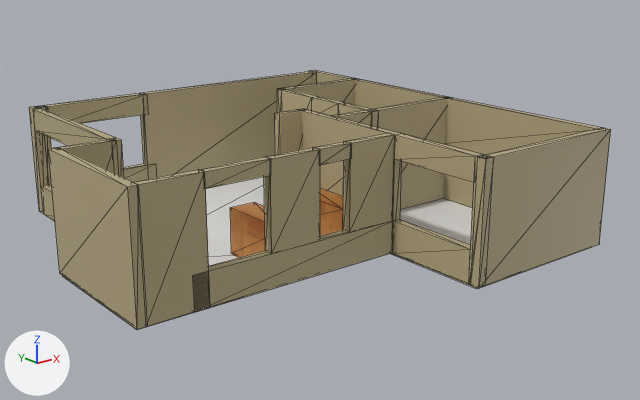
One commit to the COLLADA model CustomRobots/roomba_robot/models/house_int2/meshes/model.dae: the scene before it, then after it.
Before and after are seen from a 50 mm camera at (-10.2, -13.81, 6.53) aimed at (1.28, 0.55, 0.78). The lights are fixed; the arrows at lower left show +X, +Y and +Z. The older version comes first. Mesh edges are drawn as thin lines. Where no turn or scale is listed for an object, it has been applied to the vertices.

Objects in the first picture: 'Plane', 'barra', 'encimera', 'walls'.
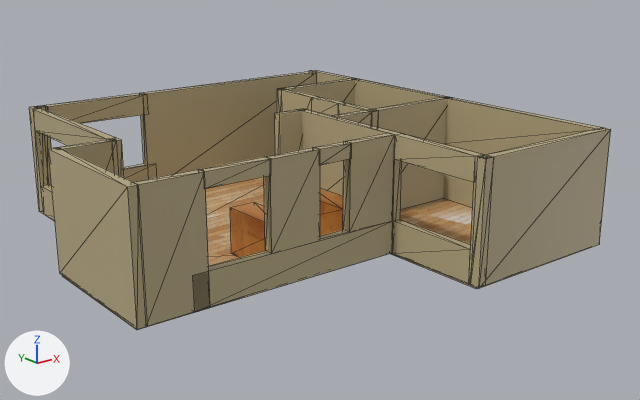
Changed parts and their boxes (x1, y1, x2, y2) in the pictures (640 x 400 px):
'Plane', surface changed (white to brown)
    both: (197, 177, 476, 312)
part 1 of me_plane_001, surface changed
    both: (71, 177, 478, 330)

The change in detail:
Picture 'tiles.png.001.png' (img_tiles_png_001_png) is new.
In material 'Floor' (mat_floor), base_color is no longer (0.8, 0.8, 0.8), white #e7e7e7.
In material 'Floor' (mat_floor), texture is now set to img_tiles_png_001_png.
me_plane_001 has 16 vertices, 28 faces and spans x -1.0..8.48, y -3.4..6.06, z -0.04..0.01.
me_plane_001 is used by ob_plane; location (-3.07, -0.18, -0.01).
me_plane_001 part 1: texture (UV) coordinates of 28 of 28 faces, centred in x -1.0..8.47, y -3.4..6.06, z -0.04..0.01, changed; they spanned u 0.0..0.0, v 0.0..0.0 and now span u 0.29..2.61, v -0.67..1.62.
